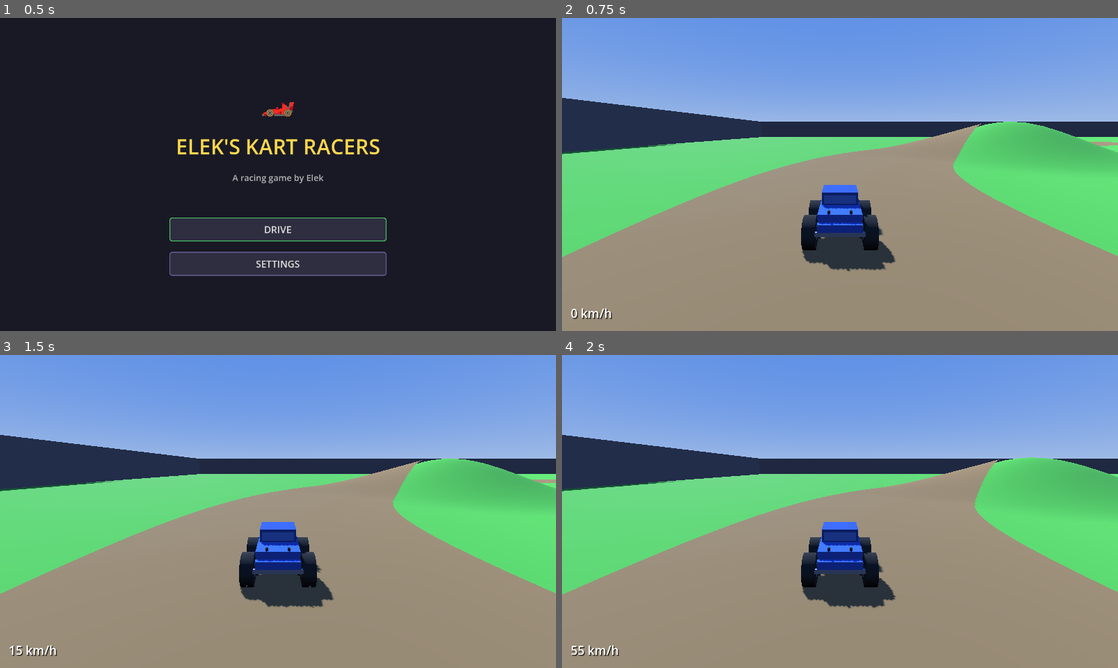
Above: before the commit, frames 1-4 (two rows, left to right).
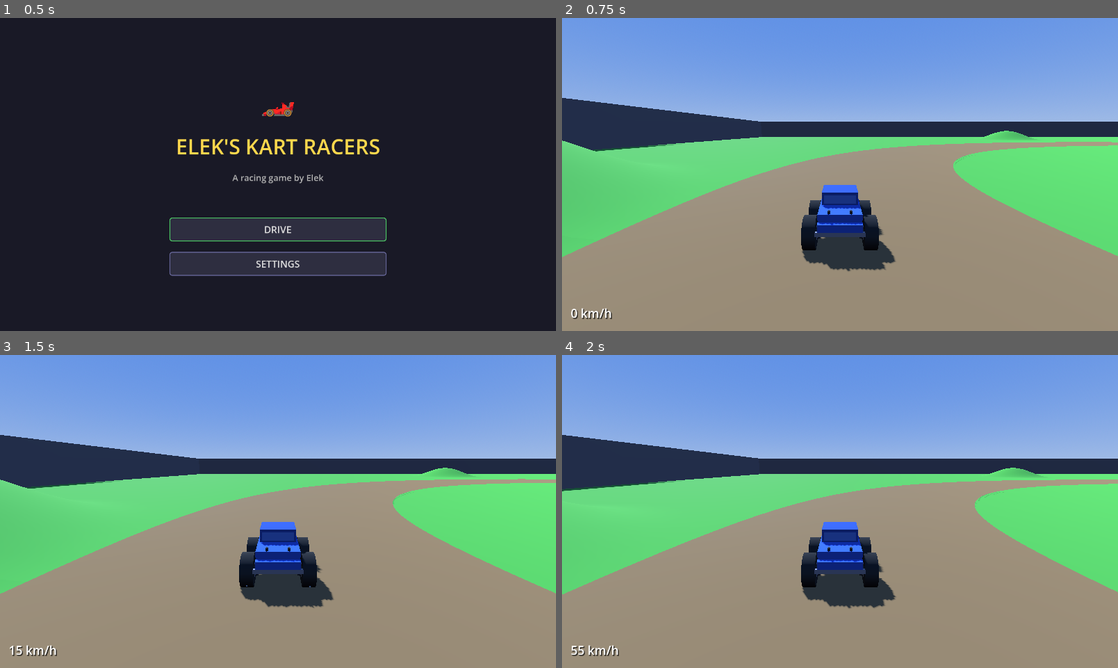
Above: after the commit, the same moments.

Repository: withdoron/Elek-games
Game: Godot game, scene res://node_3d.tscn
The game is run twice, just before and just after one commit, with the same random seed, the same clock (stepped at 60 frames per second) and the same inputs.
Inputs (mouse positions are in pixels of both pictures, inside the frame that each line leads up to):
- Up to frame 1 (0.5 s): no input
- Up to frame 2 (0.75 s): click "DRIVE" at 0.5 s
- Up to frame 3 (1.5 s): tap Enter at 1.25 s; move the mouse to (305, 511) at 1.27 s; hold W (accelerate) from 1.28 s (still down); click (305, 511) at 1.42 s
- Up to frame 4 (2 s): keep holding W (accelerate)

Frame 1 is identical in both runs. In frame 2, 2.9% of the frame differs, in the area x 0-100%, y 33-49%; in frame 3, 2.9%; in frame 4, 3.2%, in the area x 58-100%, y 32-50%.

Commit message:
fix hills overlapping road — reposition all hills
Hills were placed ON the oval road path, causing terrain to rise
above road surface and truck to clip into hillsides. Repositioned:
- 3 hills inside the oval (center area, well clear of road edges)
- 4 hills outside the oval (beyond the road, in the open field)
No hill radius intersects the road path anymore.

Co-Authored-By: Claude Opus 4.6 (1M context) <noreply@anthropic.com>

Diff:
--- a/kart-racers/scripts/main_setup.gd
+++ b/kart-racers/scripts/main_setup.gd
@@ -8,12 +8,17 @@
 const ARENA_SIZE = 200.0
 
 # Hill definitions: [center_x, center_z, height, radius]
+# Hills placed safely INSIDE or OUTSIDE the oval road — never ON it
 const HILLS = [
-	[0.0, -50.0, 12.0, 30.0],
-	[80.0, 40.0, 8.0, 25.0],
-	[-70.0, -30.0, 6.0, 20.0],
-	[40.0, -100.0, 10.0, 22.0],
-	[-50.0, 70.0, 5.0, 18.0],
+	# Inside the oval (center area)
+	[0.0, 0.0, 10.0, 25.0],       # big center hill
+	[-30.0, -25.0, 7.0, 18.0],    # left of center
+	[25.0, 20.0, 5.0, 15.0],      # right of center
+	# Outside the oval (beyond the road)
+	[160.0, 0.0, 12.0, 28.0],     # far right
+	[-160.0, -40.0, 8.0, 22.0],   # far left
+	[0.0, 140.0, 6.0, 20.0],      # far south
+	[0.0, -140.0, 9.0, 24.0],     # far north
 ]
 
 # Oval road parameters
--- a/kart-racers/scripts/player_kart.gd
+++ b/kart-racers/scripts/player_kart.gd
@@ -153,11 +153,13 @@
 func _get_ground_height(x: float, z: float) -> float:
 	# Must match main_setup.gd HILLS array
 	var hills = [
-		[0.0, -50.0, 12.0, 30.0],
-		[80.0, 40.0, 8.0, 25.0],
-		[-70.0, -30.0, 6.0, 20.0],
-		[40.0, -100.0, 10.0, 22.0],
-		[-50.0, 70.0, 5.0, 18.0],
+		[0.0, 0.0, 10.0, 25.0],
+		[-30.0, -25.0, 7.0, 18.0],
+		[25.0, 20.0, 5.0, 15.0],
+		[160.0, 0.0, 12.0, 28.0],
+		[-160.0, -40.0, 8.0, 22.0],
+		[0.0, 140.0, 6.0, 20.0],
+		[0.0, -140.0, 9.0, 24.0],
 	]
 	var h = 0.0
 	for hill in hills:
